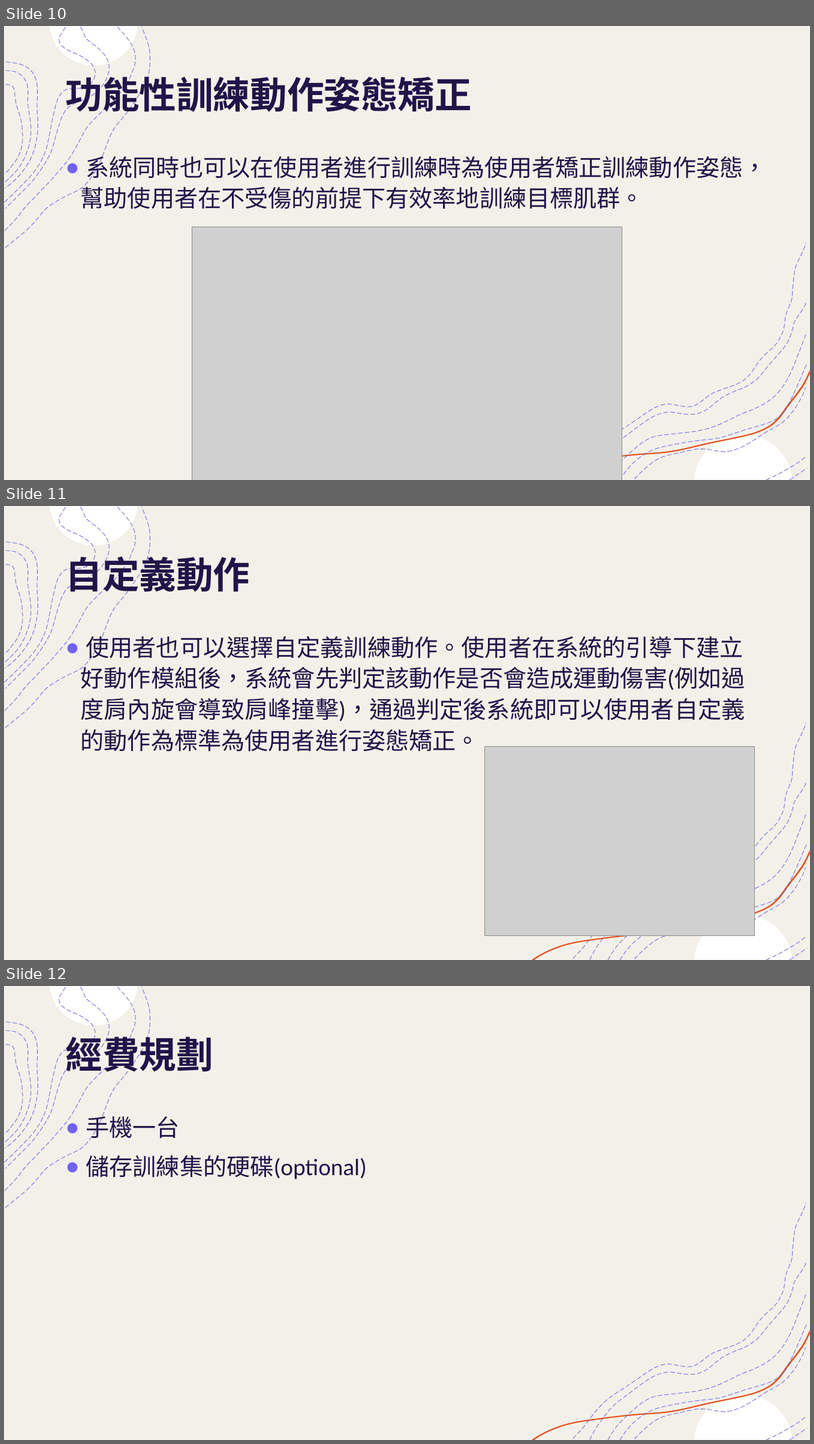
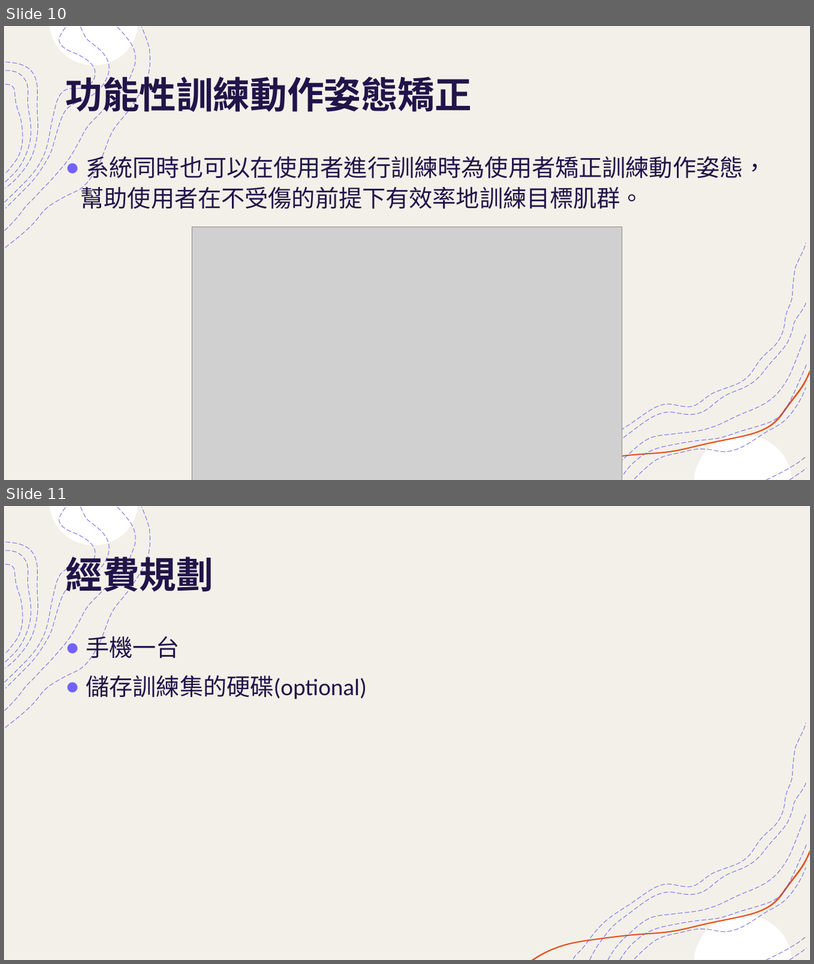
Before and after one commit to mizulun/seatpose-system, a slide deck: 提升運動表現輔助系統.pptx. Shown one above the other, each under a label of ours: slides 10, 11 and 12 before the commit, slides 10 and 11 after it. The pictures are 814x1444 and 814x964 pixels, drawn with LibreOffice and Linux fonts; fonts in the diff are those of the drawing; grey boxes stand for pictures. Boxes give left, top, right and bottom in pixels: in the first picture for what was removed or moved away, otherwise in the second. Text is boxed around its words. In the diff, an @@ line names an element or a change of style, - is before the commit and + after.

```diff
--- a/提升運動表現輔助系統.pptx
+++ b/提升運動表現輔助系統.pptx
@@ slide 11 removed at box(4, 506, 810, 960), background #FFFFFF; not listed: 18 template elements that a slide beside it also shows @@
@@ title removed at box(65, 550, 250, 598) @@
-自定義動作
@@ text removed at box(81, 632, 746, 751) @@
-● 使用者也可以選擇自定義訓練動作。使用者在系統的引導下建立好動作模組後，系統會先判定該動作是否會造成運動傷害(例如過度肩內旋會導致肩峰撞擊)，通過判定後系統即可以使用者自定義的動作為標準為使用者進行姿態矯正。
@@ picture removed at box(485, 746, 755, 936) @@
@@ what was slide 12 is now slide 11 @@
```
Also in this commit, not shown: 2 slides changed, 1 slide added.
